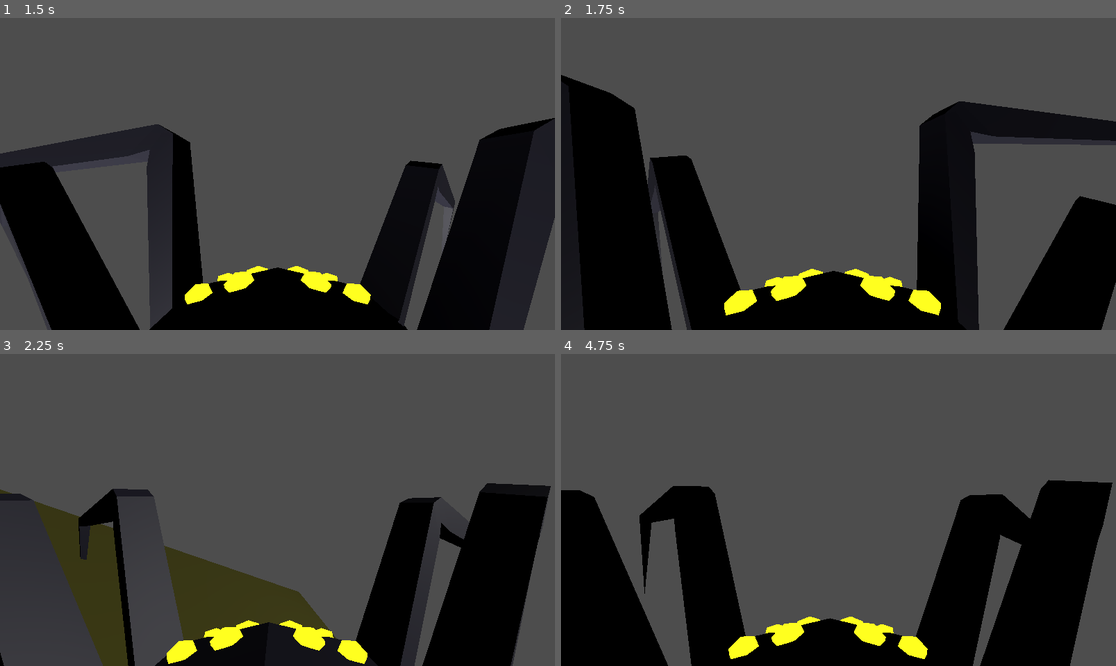
Above: before the commit, frames 1-4 (two rows, left to right).
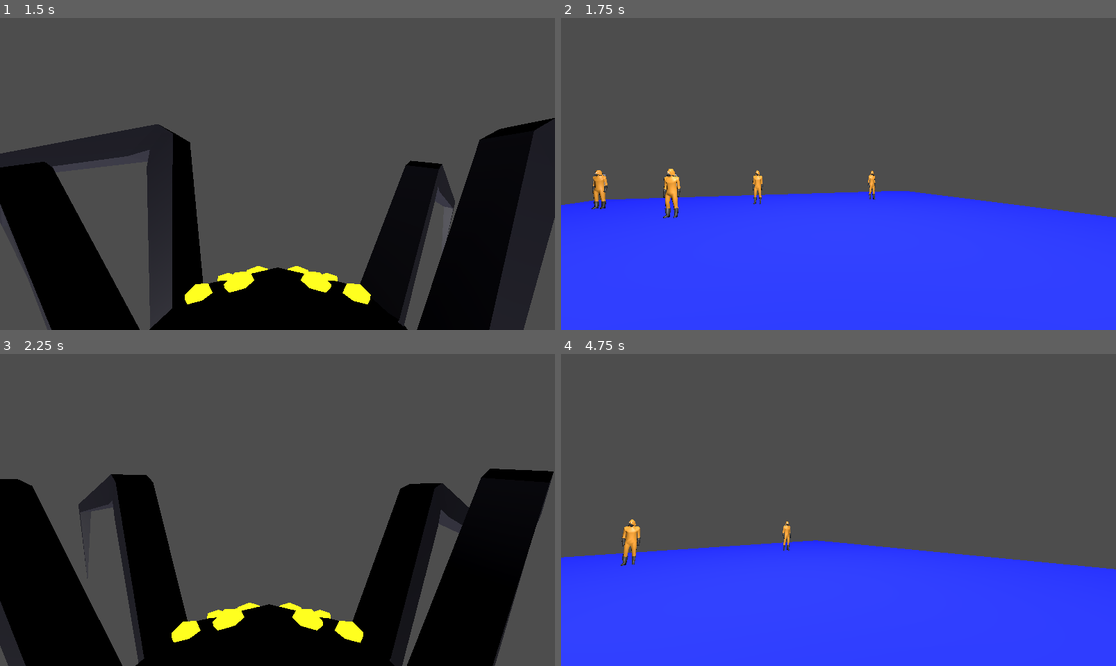
Above: after the commit, the same moments.

Repository: pudgypoultry/godotwildjam7-25
Game: Godot game, scene res://Sandboxes/Andrew/SpiderPlayground.tscn
The game is run twice, just before and just after one commit, with the same random seed, the same clock (stepped at 60 frames per second) and the same inputs. This scene is started directly instead of the project's main scene.
Inputs (mouse positions are in pixels of both pictures, inside the frame that each line leads up to):
- Up to frame 1 (1.5 s): tap Enter (ui_accept) at 0.5 s; move the mouse to (305, 174) at 0.52 s; hold W (MoveForward) from 0.53 s (still down); tap E (Attack) at 0.6 s; tap Space (Jump) at 0.77, 1.07 s; tap Q (SpawnSpider, bound only after the commit) at 0.8, 1.35 s; move the mouse to (249, 174) at 1.27 s
- Up to frame 2 (1.75 s): keep holding W (MoveForward); tap Space (Jump) at 1.52 s; tap Tab (SwapPerspective, bound only after the commit) at 1.55 s
- Up to frame 3 (2.25 s): keep holding W (MoveForward); tap Space (Jump) at 1.82 s; move the mouse to (288, 503) at 2.02 s; tap Tab (SwapPerspective, bound only after the commit) at 2.1 s
- Up to frame 4 (4.75 s): keep holding W (MoveForward); tap Space (Jump) at 2.3, 2.85, 3.02, 3.32, 3.77, 4.07, 4.52 s; move the mouse to (832, 516) at 2.77 s; tap E (Attack) at 3.05, 3.6 s; move the mouse to (877, 513) at 3.52 s; tap Q (SpawnSpider, bound only after the commit) at 3.8, 4.35 s; move the mouse to (794, 506) at 4.27 s; tap Tab (SwapPerspective, bound only after the commit) at 4.55 s

Frame 1 is identical in both runs. In frame 2, 54% of the frame differs, in the area x 0-100%, y 18-100%; in frame 3, 30%; in frame 4, 46%.

Commit message:
Spidervision

Diff:
--- a/Sandboxes/Andrew/SpiderPlayground.tscn
+++ b/Sandboxes/Andrew/SpiderPlayground.tscn
@@ -61,7 +61,6 @@
 shape = SubResource("BoxShape3D_83q8s")
 
 [node name="MeshInstance3D" type="MeshInstance3D" parent="ClimbableWall2"]
-visible = false
 mesh = SubResource("BoxMesh_41bnt")
 
 [node name="Marker3D" type="Marker3D" parent="ClimbableWall2"]
--- /dev/null
+++ b/Sandboxes/Andrew/Spiderling.tscn
@@ -0,0 +1,22 @@
+[gd_scene load_steps=4 format=3 uid="uid://dl7jlb8rwftgr"]
+
+[ext_resource type="Script" uid="uid://pf013qo52ltr" path="res://Sandboxes/Andrew/SpiderlingControl.gd" id="1_qss24"]
+[ext_resource type="PackedScene" uid="uid://bapr6nymlyejw" path="res://Scenes/spider_actor.tscn" id="2_7d4ns"]
+
+[sub_resource type="SphereShape3D" id="SphereShape3D_0qwrr"]
+
+[node name="Spiderling" type="Area3D" node_paths=PackedStringArray("head", "headCamera")]
+script = ExtResource("1_qss24")
+head = NodePath("Head")
+headCamera = NodePath("Head/HeadCamera")
+
+[node name="CollisionShape3D" type="CollisionShape3D" parent="."]
+shape = SubResource("SphereShape3D_0qwrr")
+
+[node name="SpiderActor" parent="." instance=ExtResource("2_7d4ns")]
+transform = Transform3D(0.111184, 0, 0, 0, 0.111184, 0, 0, 0, 0.111184, 0, 0, 0)
+
+[node name="Head" type="Node3D" parent="."]
+
+[node name="HeadCamera" type="Camera3D" parent="Head"]
+transform = Transform3D(1, 0, 0, 0, 1, 0, 0, 0, 1, 0, 1.43393, 0.580547)
--- /dev/null
+++ b/Sandboxes/Andrew/SpiderlingControl.gd
@@ -0,0 +1,44 @@
+extends Area3D
+
+@export_category("Game Rules")
+@export var mouseSensitivity : float = 0.005
+
+@export_category("Plugging in Nodes")
+@export var head : Node3D
+@export var headCamera : Camera3D
+
+var mouseSensMulti := 1
+var isActiveController = false
+var parentSpider : CharacterBody3D = null
+
+func _process(delta):
+	SwapBackToParentSpider()
+
+
+func _input(event: InputEvent) -> void:
+	if isActiveController:
+		if event is InputEventMouseMotion:
+			headCamera.rotation.x += -event.relative.y * mouseSensitivity
+			rotate(basis.y, -event.relative.x * mouseSensitivity * mouseSensMulti)
+
+		if abs(headCamera.rotation_degrees.x) >= 360:
+			headCamera.rotation_degrees.x = 0
+		if abs(head.rotation_degrees.y) >= 360:
+			head.rotation_degrees.y = 0
+		if abs(headCamera.rotation_degrees.x) > 90:
+			mouseSensMulti = -1
+		else:
+			mouseSensMulti = 1
+
+
+func MakeActiveController():
+	headCamera.current = true
+	isActiveController = true
+
+
+func SwapBackToParentSpider():
+	if Input.is_action_just_pressed("SwapPerspective") && isActiveController:
+		print("Swapping to parent")
+		await get_tree().create_timer(0.05).timeout
+		isActiveController = false
+		parentSpider.MakeActiveController()
--- a/Scenes/SpiderPlayer/SpiderController.tscn
+++ b/Scenes/SpiderPlayer/SpiderController.tscn
@@ -1,7 +1,8 @@
-[gd_scene load_steps=6 format=3 uid="uid://c1mgas2y2yu8k"]
+[gd_scene load_steps=7 format=3 uid="uid://c1mgas2y2yu8k"]
 
 [ext_resource type="Script" uid="uid://bws864di887eg" path="res://Scripts/Spider/SpiderMovementFinal.gd" id="1_a2ljo"]
 [ext_resource type="PackedScene" uid="uid://bapr6nymlyejw" path="res://Scenes/spider_actor.tscn" id="2_a2ljo"]
+[ext_resource type="PackedScene" uid="uid://dl7jlb8rwftgr" path="res://Sandboxes/Andrew/Spiderling.tscn" id="2_dsk13"]
 
 [sub_resource type="SphereShape3D" id="SphereShape3D_lfcr3"]
 
@@ -10,7 +11,7 @@
 
 [sub_resource type="SphereShape3D" id="SphereShape3D_fj6if"]
 
-[node name="SpiderController" type="CharacterBody3D" node_paths=PackedStringArray("collisionChecker", "attackChecker", "head", "headCamera", "spiderAnimation")]
+[node name="SpiderController" type="CharacterBody3D" node_paths=PackedStringArray("collisionChecker", "attackChecker", "head", "headCamera", "spawnRay", "spiderAnimation")]
 axis_lock_angular_x = true
 axis_lock_angular_y = true
 axis_lock_angular_z = true
@@ -19,7 +20,9 @@
 attackChecker = NodePath("AttackChecker")
 head = NodePath("CameraMount")
 headCamera = NodePath("CameraMount/Camera3D")
+spawnRay = NodePath("UtilitySpawner/RayCast3D")
 spiderAnimation = NodePath("SpiderActor")
+spiderlingCamera = ExtResource("2_dsk13")
 
 [node name="CollisionShape3D" type="CollisionShape3D" parent="."]
 transform = Transform3D(-4.37114e-08, 0, 1, 0, 1, 0, -1, 0, -4.37114e-08, 0, 0, 0)
@@ -45,6 +48,12 @@
 [node name="CollisionShape3D" type="CollisionShape3D" parent="AttackChecker"]
 shape = SubResource("SphereShape3D_fj6if")
 
+[node name="UtilitySpawner" type="Marker3D" parent="."]
+transform = Transform3D(1, 0, 0, 0, 1, 0, 0, 0, 1, 0, 0.82571, 3.23656)
+
+[node name="RayCast3D" type="RayCast3D" parent="UtilitySpawner"]
+target_position = Vector3(0, -3, 0)
+
 [connection signal="body_entered" from="CollisionChecker" to="." method="BodyEntered"]
 [connection signal="body_entered" from="AttackChecker" to="." method="PlayerSensed"]
 [connection signal="body_exited" from="AttackChecker" to="." method="PlayerLost"]
--- a/Scripts/Spider/SpiderMovementFinal.gd
+++ b/Scripts/Spider/SpiderMovementFinal.gd
@@ -2,7 +2,8 @@
 
 @export_category("Game Rules")
 @export var gravityForce = 3
-@export var jumpForce : float = 50
+@export var baseJumpForce : float = 50
+@export var jumpForce : float = 10
 @export var mouseSensitivity : float = 0.005
 @export var movementSpeed : float = 5.0
 @export var rotationSpeed : float = 5.0
@@ -14,7 +15,9 @@
 @export var attackChecker : Area3D
 @export var head : Node3D
 @export var headCamera : Camera3D
+@export var spawnRay : RayCast3D
 @export var spiderAnimation : Node3D
+@export var spiderlingCamera : PackedScene
 
 var animation_interp_factor := 0.3 # 1 = no interpolation, 0.1 = very slow transitions
 var jumpNum := 0
@@ -31,6 +34,9 @@
 var originalColliderPosition : Vector3
 var justStarted = true
 var currentTarget : Node3D = null
+var canSpawnSpider : bool = true
+var isActiveController : bool = true
+var spiderlingArray : Array[Node3D]
 
 
 func _ready() -> void:
@@ -65,18 +71,19 @@
 
 
 func _input(event: InputEvent) -> void:
-	if event is InputEventMouseMotion:
-		headCamera.rotation.x += -event.relative.y * mouseSensitivity
-		rotate(up_direction, -event.relative.x * mouseSensitivity * mouseSensMulti)
-
-	if abs(headCamera.rotation_degrees.x) >= 360:
-		headCamera.rotation_degrees.x = 0
-	if abs(head.rotation_degrees.y) >= 360:
-		head.rotation_degrees.y = 0
-	if abs(headCamera.rotation_degrees.x) > 90:
-		mouseSensMulti = -1
-	else:
-		mouseSensMulti = 1
+	if isActiveController:
+		if event is InputEventMouseMotion:
+			headCamera.rotation.x += -event.relative.y * mouseSensitivity
+			rotate(up_direction, -event.relative.x * mouseSensitivity * mouseSensMulti)
+
+		if abs(headCamera.rotation_degrees.x) >= 360:
+			headCamera.rotation_degrees.x = 0
+		if abs(head.rotation_degrees.y) >= 360:
+			head.rotation_degrees.y = 0
+		if abs(headCamera.rotation_degrees.x) > 90:
+			mouseSensMulti = -1
+		else:
+			mouseSensMulti = 1
 
 
 
@@ -87,37 +94,43 @@
 
 func jump() -> void:
 	print("Trying to jump")
-	jumpVector = up_direction * jumpForce
-	up_direction = originalUpDirection
+	if up_direction == originalUpDirection:
+		jumpVector = up_direction * baseJumpForce
+	else:
+		jumpVector = up_direction * jumpForce
+		up_direction = originalUpDirection
 	gravityVector = up_direction * -gravityForce
 	jumping = true
 
 
 
 func _physics_process(delta: float) -> void:
-	velocity = movementSpeed * GetModelOrientedInput()
-	# checkRays()
-	# stop reorienting when we're close enough to the correct angle
-	if acos(basis.y.dot(up_direction)) < dotTolerance:
-		needsToReorient = false
-	if needsToReorient:
-		print("Trying to reorient")
-		OrientCharacterToDirection(up_direction, delta)
-
-	if not is_on_floor():
-		if !needsToReorient:
-			jumpVector += gravityVector
-	elif is_on_floor() && jumping:
-		jumpVector = Vector3.ZERO
-		jumping = false
-	if Input.is_action_just_pressed("Jump"):
-		jump()
-		up_direction = originalUpDirection
-		needsToReorient = true
-		gravityVector = originalUpDirection * -gravityForce
-	velocity += jumpVector
-	move_and_slide()
-	Attack()
+	if isActiveController:
+		velocity = movementSpeed * GetModelOrientedInput()
+		# checkRays()
+		# stop reorienting when we're close enough to the correct angle
+		if acos(basis.y.dot(up_direction)) < dotTolerance:
+			needsToReorient = false
+		if needsToReorient:
+			print("Trying to reorient")
+			OrientCharacterToDirection(up_direction, delta)
+
+		if not is_on_floor():
+			if !needsToReorient:
+				jumpVector += gravityVector
+		elif is_on_floor() && jumping:
+			jumpVector = Vector3.ZERO
+			jumping = false
+		if Input.is_action_just_pressed("Jump"):
+			jump()
+			up_direction = originalUpDirection
+			needsToReorient = true
+			gravityVector = originalUpDirection * -gravityForce
+		velocity += jumpVector
+		move_and_slide()
+		Attack()
+		SpawnSpider()
+		SwapToSpiderling()
 
 
 func OrientCharacterToDirection(direction : Vector3, delta : float):
@@ -168,8 +181,35 @@
 
 
 func Attack():
-	if Input.is_action_just_pressed("Attack"):
+	if Input.is_action_just_pressed("Attack") && isActiveController:
 		if currentTarget:
 			print("Trying to kill " + currentTarget.name)
 			currentTarget.KillMe()
 			currentTarget = null
+
+
+func SpawnSpider():
+	if Input.is_action_just_pressed("SpawnSpider") && isActiveController:
+		print("Spawning dude")
+		if canSpawnSpider && spawnRay.is_colliding():
+			canSpawnSpider = false
+			var newSpiderling : Node3D = spiderlingCamera.instantiate()
+			get_tree().root.add_child(newSpiderling)
+			newSpiderling.global_position = spawnRay.get_collision_point()
+			newSpiderling.basis = basis
+			newSpiderling.parentSpider = self
+			spiderlingArray.append(newSpiderling)
+
+func SwapToSpiderling():
+	if Input.is_action_just_pressed("SwapPerspective") && isActiveController:
+		print("Swapping from parent")
+		if len(spiderlingArray) > 0:
+			isActiveController = false
+			# creating time since for some reason it just calls both
+			await get_tree().create_timer(0.05).timeout
+			spiderlingArray[0].MakeActiveController()
+
+
+func MakeActiveController():
+	headCamera.current = true
+	isActiveController = true
--- a/project.godot
+++ b/project.godot
@@ -67,6 +67,16 @@
 "events": [Object(InputEventKey,"resource_local_to_scene":false,"resource_name":"","device":-1,"window_id":0,"alt_press …(195 unchanged characters)…
 ]
 }
+SpawnSpider={
+"deadzone": 0.2,
+"events": [Object(InputEventKey,"resource_local_to_scene":false,"resource_name":"","device":-1,"window_id":0,"alt_pressed":false,"shift_pressed":false,"ctrl_pressed":false,"meta_pressed":false,"pressed":false,"keycode":0,"physical_keycode":81,"key_label":0,"unicode":113,"location":0,"echo":false,"script":null)
+]
+}
+SwapPerspective={
+"deadzone": 0.2,
+"events": [Object(InputEventKey,"resource_local_to_scene":false,"resource_name":"","device":-1,"window_id":0,"alt_pressed":false,"shift_pressed":false,"ctrl_pressed":false,"meta_pressed":false,"pressed":false,"keycode":0,"physical_keycode":4194306,"key_label":0,"unicode":0,"location":0,"echo":false,"script":null)
+]
+}
 
 [rendering]
 
Not shown, added: Sandboxes/Andrew/SpiderlingControl.gd.uid
